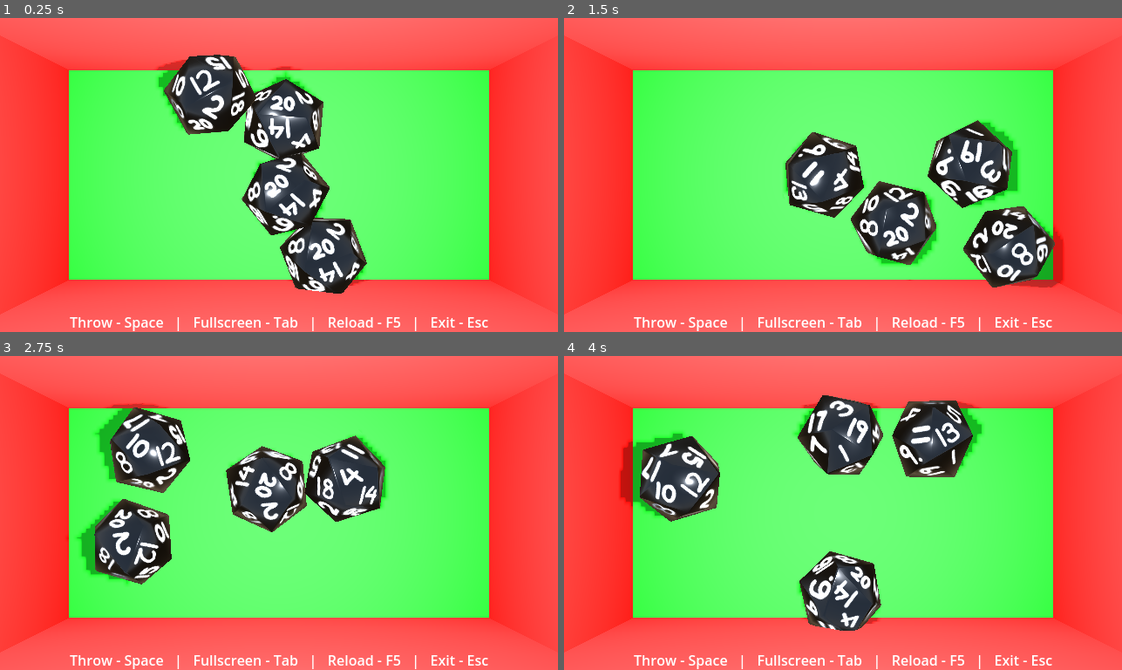
Above: before the commit, frames 1-4 (two rows, left to right).
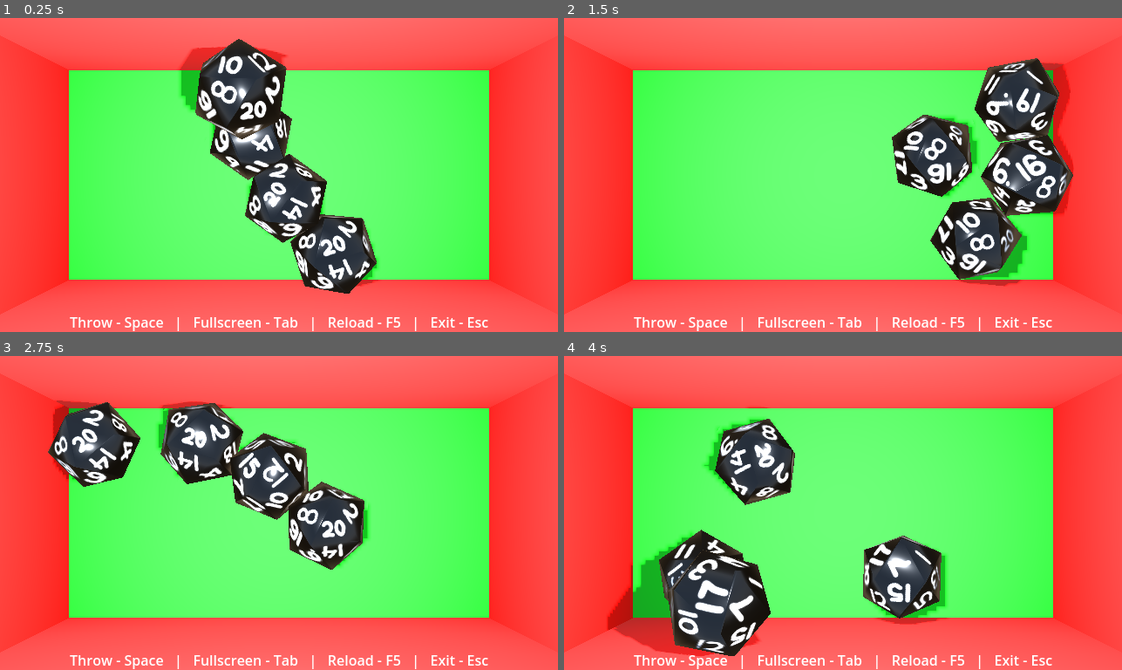
Above: after the commit, the same moments.

Repository: bdog2112/clay-dice
Game: Godot game, scene res://main.tscn
Two runs of this game, one before a commit and one after it. Both use one fixed random seed, a clock stepped at 60 frames per second and the inputs below.
Inputs:
- Up to frame 1 (0.25 s): no input
- Up to frame 2 (1.5 s): tap Enter (ui_accept) at 0.5, 0.77 s
- Up to frame 3 (2.75 s): tap Enter (ui_accept) at 1.52 s
- Up to frame 4 (4 s): tap Enter (ui_accept) at 3.02, 3.77 s

The runs differ from the first frame. In frame 1, 12% of the frame differs, in the area x 27-68%, y 6-88%; in frame 2, 21%; in frame 3, 19%; in frame 4, 27%, in the area x 7-76%, y 12-96%.

Commit message:
Doubled physics ticks and steps in Common settings

Diff:
--- a/project/project.godot
+++ b/project/project.godot
@@ -37,13 +37,18 @@
 "events": [Object(InputEventKey,"resource_local_to_scene":false,"resource_name":"","device":-1,"window_id":0,"alt_press …(195 unchanged characters)…
 ]
 }
+print={
+"deadzone": 0.2,
+"events": [Object(InputEventKey,"resource_local_to_scene":false,"resource_name":"","device":-1,"window_id":0,"alt_pressed":false,"shift_pressed":false,"ctrl_pressed":false,"meta_pressed":false,"pressed":false,"keycode":0,"physical_keycode":80,"key_label":0,"unicode":112,"location":0,"echo":false,"script":null)
+]
+}
 
 [physics]
 
+common/physics_ticks_per_second=120
+common/max_physics_steps_per_frame=16
 3d/physics_engine="Jolt Physics"
-jolt_physics_3d/simulation/velocity_steps=12
-jolt_physics_3d/simulation/position_steps=4
-jolt_physics_3d/simulation/penetration_slop=0.005
+jolt_physics_3d/simulation/penetration_slop=0.001
 jolt_physics_3d/simulation/speculative_contact_distance=0.01
 
 [rendering]
